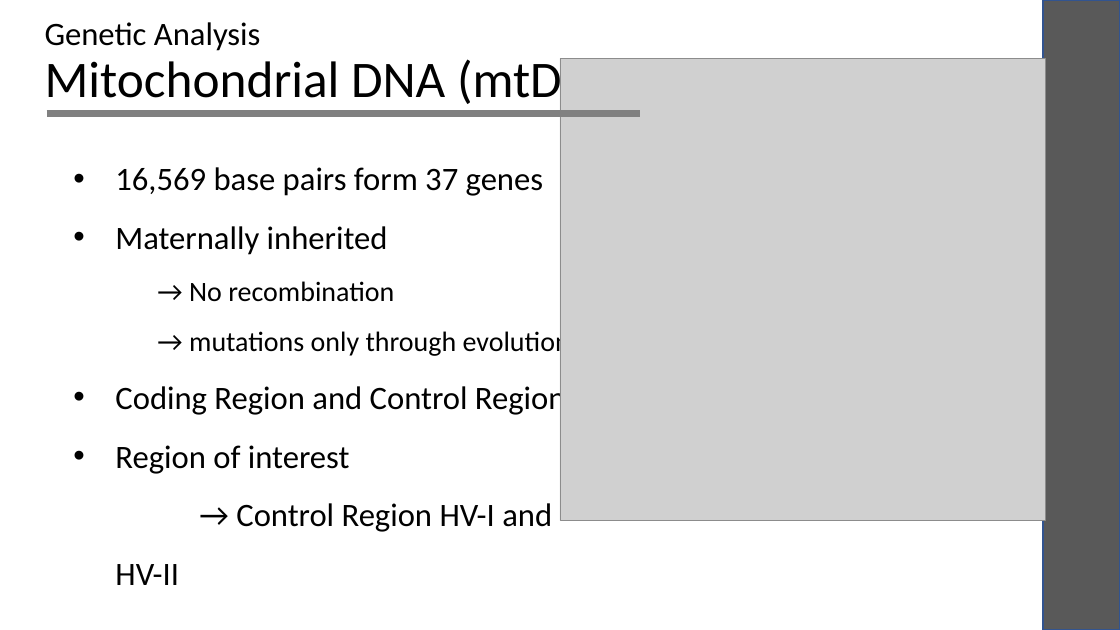
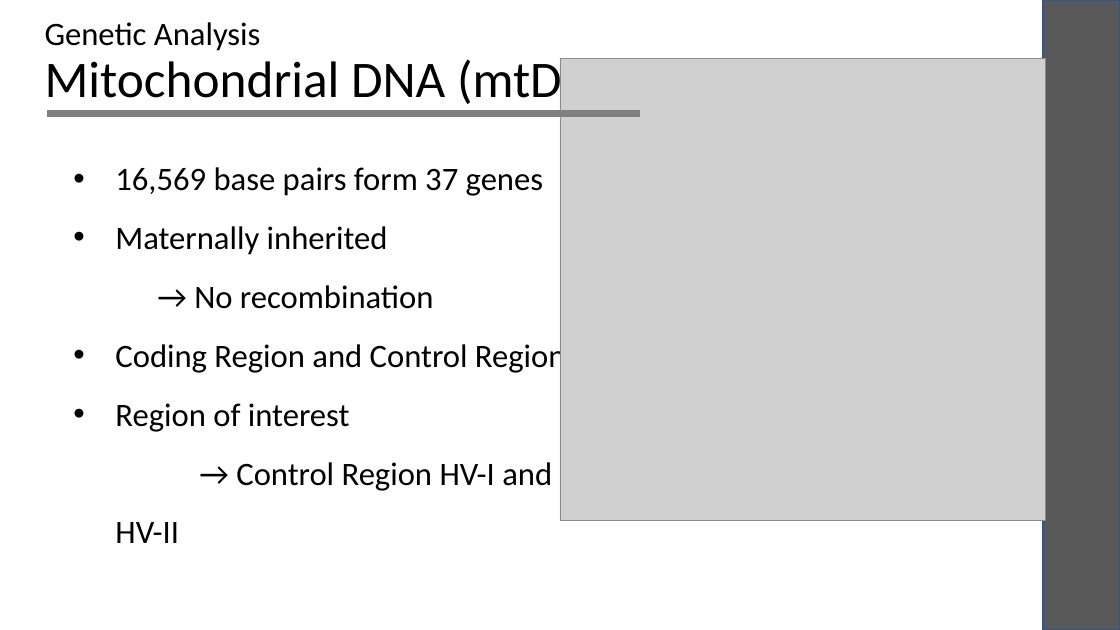
Before and after one commit to laksannathan/Biopython, a slide deck: slide 5 of humans_demo/Humans.pptx. Drawn at 1120x630 pixels with LibreOffice and Linux fonts; fonts in the diff are those of the drawing; grey boxes stand for pictures. Boxes give left, top, right and bottom in pixels: in the first picture for what was removed or moved away, otherwise in the second. Text is boxed around its words. In the diff, an @@ line names an element or a change of style, - is before the commit and + after.

```diff
--- a/humans_demo/Humans.pptx
+++ b/humans_demo/Humans.pptx
@@ text at (x1=194, y1=285, x2=434, y2=309): size 24 to 28 pt in "→ No recombination" @@
@@ text at (x1=189, y1=328, x2=570, y2=358): paragraph removed @@
-→ mutations only through evolution
```
Also in this commit, not shown: 2 other slides changed, 1 other file.
